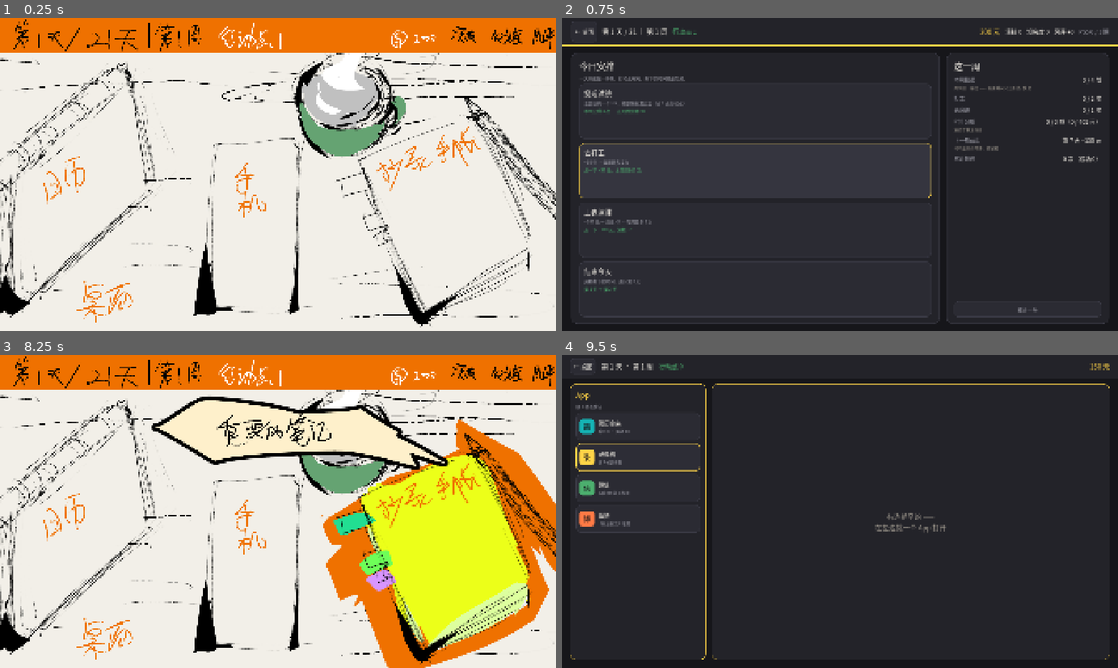
Above: before the commit, frames 1-4 (two rows, left to right).
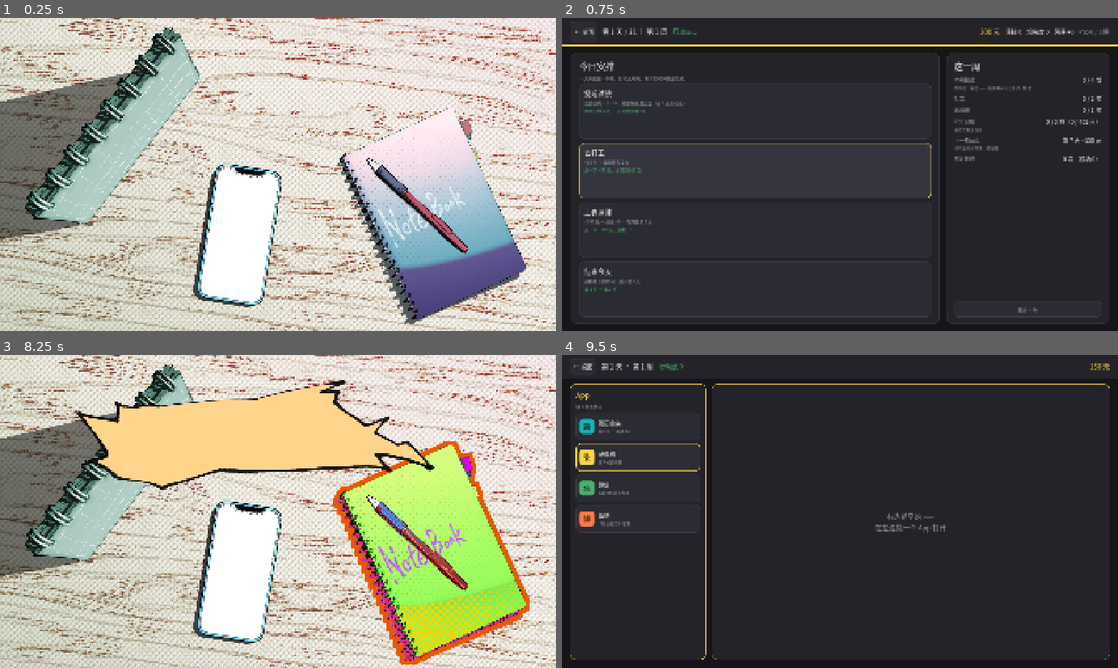
Above: after the commit, the same moments.

Repository: Ttixan/drama-queen
Game: Godot game, scene res://scenes/main_scene.tscn
Same seed, same stepped clock (60 frames per second), same inputs: the game is played once before the commit and once after it.
Inputs (mouse positions are in pixels of both pictures, inside the frame that each line leads up to):
- Up to frame 1 (0.25 s): no input
- Up to frame 2 (0.75 s): tap Enter at 0.5 s; drag from (645, 180) to (895, 105) at 0.52 s
- Up to frame 3 (8.25 s): click "← 桌面" at 1.25 s; tap Space at 2 s; drag from (250, 564) to (250, 574) at 2.02 s; click (77, 426) at 2.75 s; click "← 全部" at 3.5 s; click (77, 458) at 4.25 s; click (77, 486) at 5 s; click (77, 448) at 5.75 s; click "买 行动点 -1、钱 -50、演技 +3" at 6.5 s; click "← 桌面" at 7.25 s; tap Enter at 8 s; move the mouse to (433, 520) at 8.02 s; click (433, 520) at 8.17 s
- Up to frame 4 (9.5 s): tap Space at 8.75 s; drag from (812, 574) to (673, 464) at 8.77 s

The runs differ from the first frame. In frame 1, 67% of the frame differs, in the area x 0-100%, y 0-100%; in frame 2, nothing differs; in frame 3, 78%; in frame 4, nothing differs.

Commit message:
替换细化图

Diff:
--- a/scenes/main/desk_screen.tscn
+++ b/scenes/main/desk_screen.tscn
@@ -44,10 +44,10 @@
 [node name="HotspotCalendar" type="Control" parent="Hotspots"]
 layout_mode = 1
 anchors_preset = 0
-offset_left = 20.0
-offset_top = 110.0
-offset_right = 540.0
-offset_bottom = 1020.0
+offset_left = 89.0
+offset_top = 27.0
+offset_right = 682.0
+offset_bottom = 708.0
 mouse_default_cursor_shape = 2
 script = ExtResource("3_hot")
 active_texture = ExtResource("4_cal")
@@ -57,10 +57,10 @@
 [node name="HotspotPhone" type="Control" parent="Hotspots"]
 layout_mode = 1
 anchors_preset = 0
-offset_left = 640.0
-offset_top = 395.0
-offset_right = 1095.0
-offset_bottom = 1060.0
+offset_left = 670.0
+offset_top = 501.0
+offset_right = 979.0
+offset_bottom = 992.0
 mouse_default_cursor_shape = 2
 script = ExtResource("3_hot")
 active_texture = ExtResource("5_phone")
@@ -70,10 +70,10 @@
 [node name="HotspotNotebook" type="Control" parent="Hotspots"]
 layout_mode = 1
 anchors_preset = 0
-offset_left = 1205.0
-offset_top = 255.0
-offset_right = 1800.0
-offset_bottom = 895.0
+offset_left = 1160.0
+offset_top = 310.0
+offset_right = 1815.0
+offset_bottom = 965.0
 mouse_default_cursor_shape = 2
 script = ExtResource("3_hot")
 active_texture = ExtResource("6_note")
--- a/scripts/apps/desk_screen.gd
+++ b/scripts/apps/desk_screen.gd
@@ -9,9 +9,12 @@
 ## 两屏都支持「返回桌面」（`cancelled` + `enable_back()`），与录像机 / 微信 /
 ## Boss直聘 被嵌进手机时用的是同一套约定。
 ##
-## 【底图怎么换】四张草图是同一张桌子的四个状态，尺寸都是 1920×1080 ——
+## 【底图怎么换】四张图是同一张桌子的四个状态（`assets/ui/desk/desk_*.jpg`），
+## 尺寸都是 1920×1080、物件位置也一致 ——
 ## 鼠标停到哪个热点上就把底图换成它的 `active_texture`，离开换回 `off_texture`。
 ## 「未选择」与三张激活图都是整张的，不做局部叠图。
+## 【热点的像素值跟着图走】换底图时若物件挪了位，`scenes/main/desk_screen.tscn`
+## 里三个 `Hotspots/*` 的 offset 要跟着改，否则悬停/点击会落在空处。
 ##
 ## 【怎么加热点】在 `scenes/main/desk_screen.tscn` 里选中 `Hotspots` 下的节点，
 ## 拖边框对齐手绘图，然后填 `激活图` / `目标场景` 两个属性 —— 不用改代码。
--- a/scripts/apps/hotspot.gd
+++ b/scripts/apps/hotspot.gd
@@ -3,18 +3,19 @@
 ## 桌面上一个「可以点的地方」—— 悬浮换整张底图，点击进某个功能
 ##
 ## 【为什么是场景里的节点，而不是一张数据表】
-## 热点的矩形要和**手绘图对齐**，而这件事只有在编辑器里对着图拖边框才做得准
+## 热点的矩形要和**底图上的物件对齐**，而这件事只有在编辑器里对着图拖边框才做得准
 ## （填数字得来回试十几次）。所以每个热点就是场景里的一个 `Control`：
 ## 选中它、拖四个角、在图上看效果。`_draw()` 会在编辑器里给一层淡色 +
-## 名字，不然它平时是全透明的，根本没法对着手绘图调。
+## 名字，不然它平时是全透明的，根本没法对着底图调。
 ##
 ## 【矩形为什么能用像素】项目是 `1920×1080` + `canvas_items` / `keep` 拉伸
 ## （见 `project.godot`）—— 所有 UI 都在这个虚拟分辨率里，底图是 1920×1080，
 ## 热点也在同一套坐标里，不需要另做换算。
 ##
-## 【悬浮换的是整张底图，不是叠一层高亮】四张草图是**同一张桌子的四个状态**
-## （未选择 / 日历 / 手机 / 抄录手册），尺寸完全一致，所以「选中」= 把底图换掉。
-## 手绘的提示气泡（「所有要看的消息和投递」）也画在那四张图里，等于白送。
+## 【悬浮换的是整张底图，不是叠一层高亮】四张图是**同一张桌子的四个状态**
+## （未选择 / 日历 / 手机 / 抄录手册），尺寸都是 1920×1080、物件位置也一致，
+## 所以「选中」= 把底图换掉，热点只需要按「未选择」那张摆一次。
+## 提示气泡画在那四张图里，等于白送。
 
 ## 悬浮时替换上去的整张底图。留空 = 悬浮不变图（热点照样能点）
 @export var active_texture: Texture2D
Binary file changed: assets/ui/desk/desk_calendar.jpg
Binary file changed: assets/ui/desk/desk_notebook.jpg
Binary file changed: assets/ui/desk/desk_off.jpg
Binary file changed: assets/ui/desk/desk_phone.jpg
